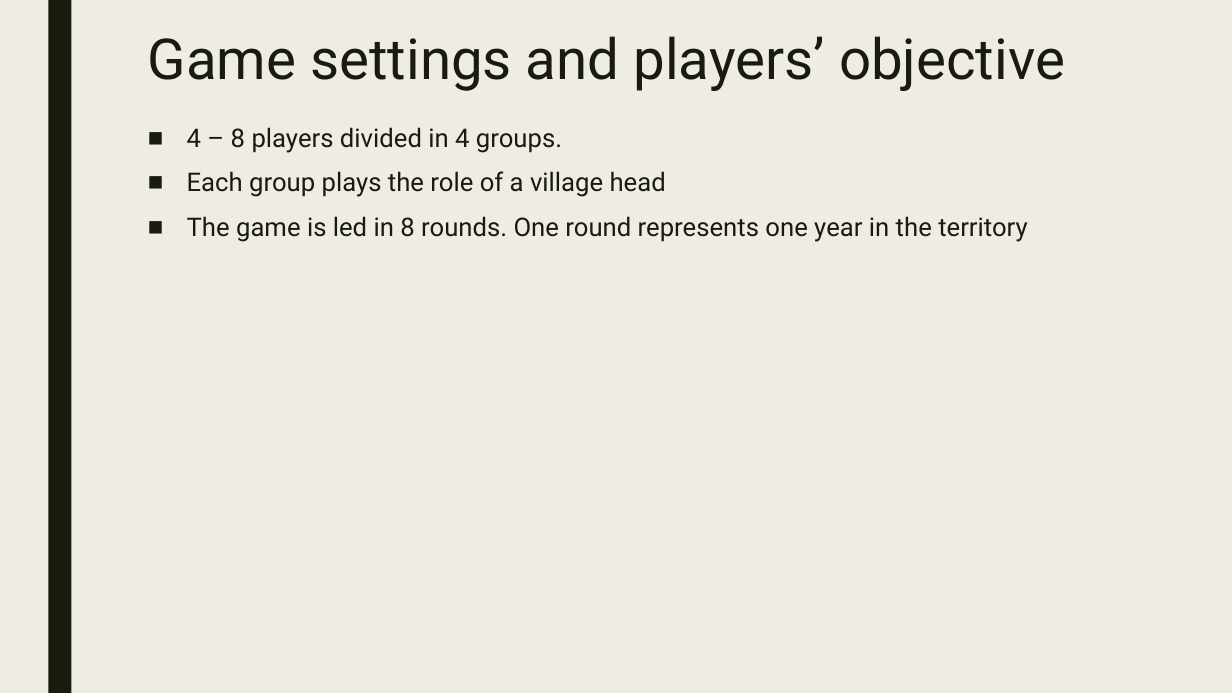
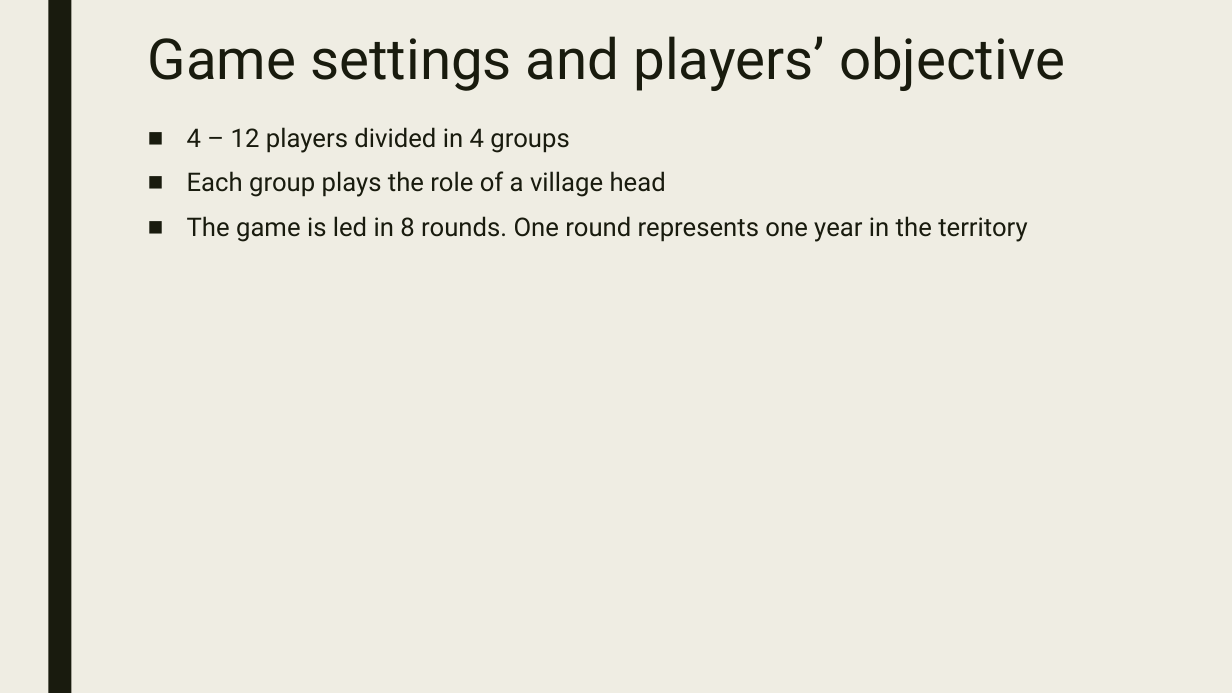
Before and after one commit to ACROSS-Lab/BacHungHai-Waste, a slide deck: slide 3 of Various materials/Ecogame.pptx. Drawn at 1232x693 pixels with LibreOffice and Linux fonts; fonts in the diff are those of the drawing. Boxes give left, top, right and bottom in pixels: in the first picture for what was removed or moved away, otherwise in the second. Text is boxed around its words. In the diff, an @@ line names an element or a change of style, - is before the commit and + after.

Commit message:
Update presentation EcoGame

```diff
--- a/Various materials/Ecogame.pptx
+++ b/Various materials/Ecogame.pptx
@@ text at (187,127,569,153): text changed @@
-■ 4 – 8 players divided in 4 groups.
+■ 4 – 12 players divided in 4 groups
```
Also in this commit, not shown: 4 other slides changed, 3 slides added, 2 slides removed, 1 other file.
